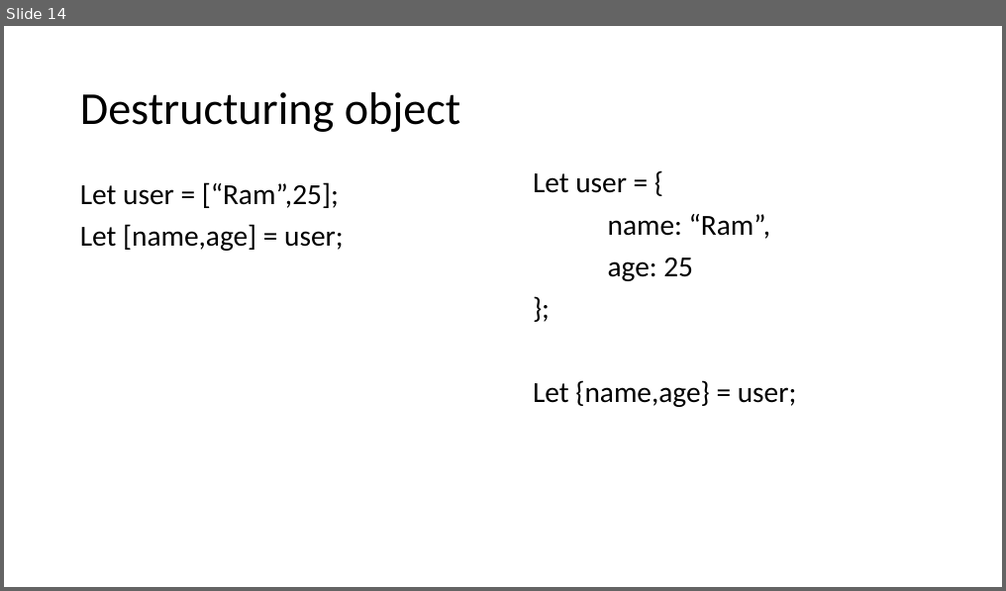
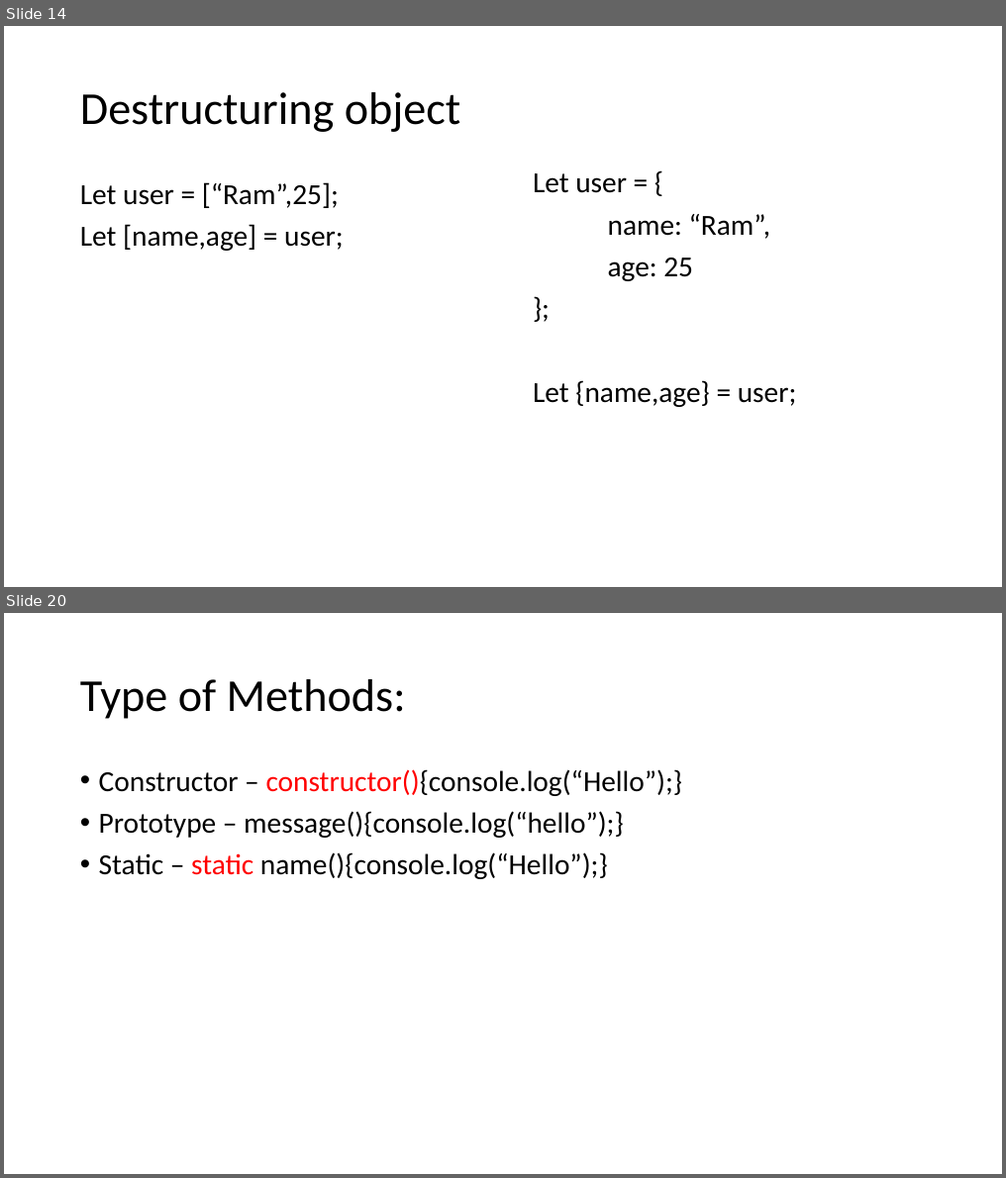
Before and after one commit to PiyushChaturvedii/Batch04, a slide deck: AdvanceJavaScript.pptx. Shown one above the other, each under a label of ours: slide 14 before the commit, slides 14 and 20 after it; the slides between them are not shown. The pictures are 1006x591 and 1006x1178 pixels, drawn with LibreOffice and Linux fonts; fonts in the diff are those of the drawing. Boxes give left, top, right and bottom in pixels: in the first picture for what was removed or moved away, otherwise in the second. Text is boxed around its words. In the diff, an @@ line names an element or a change of style, - is before the commit and + after.

```diff
--- a/AdvanceJavaScript.pptx
+++ b/AdvanceJavaScript.pptx
@@ slide 20 added at [4,613,1002,1174], background #FFFFFF @@
@@ title added at [80,679,406,719], 44 pt, text #000000 @@
+Type of Methods:
@@ text added at [99,769,683,879], 28 pt, text #000000 @@
+• Constructor – constructor(){console.log(“Hello”);}
+• Prototype – message(){console.log(“hello”);}
+• Static – static name(){console.log(“Hello”);}
```
Also in this commit, not shown: 6 other slides added, 2 other files.
